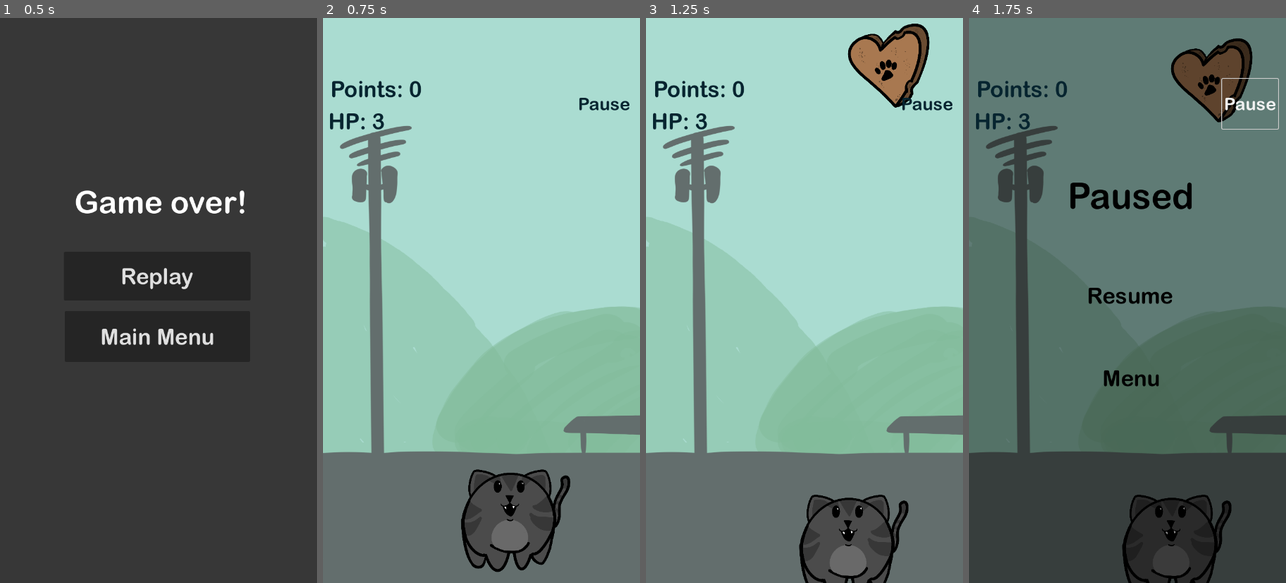
Above: before the commit, frames 1-4 (left to right).
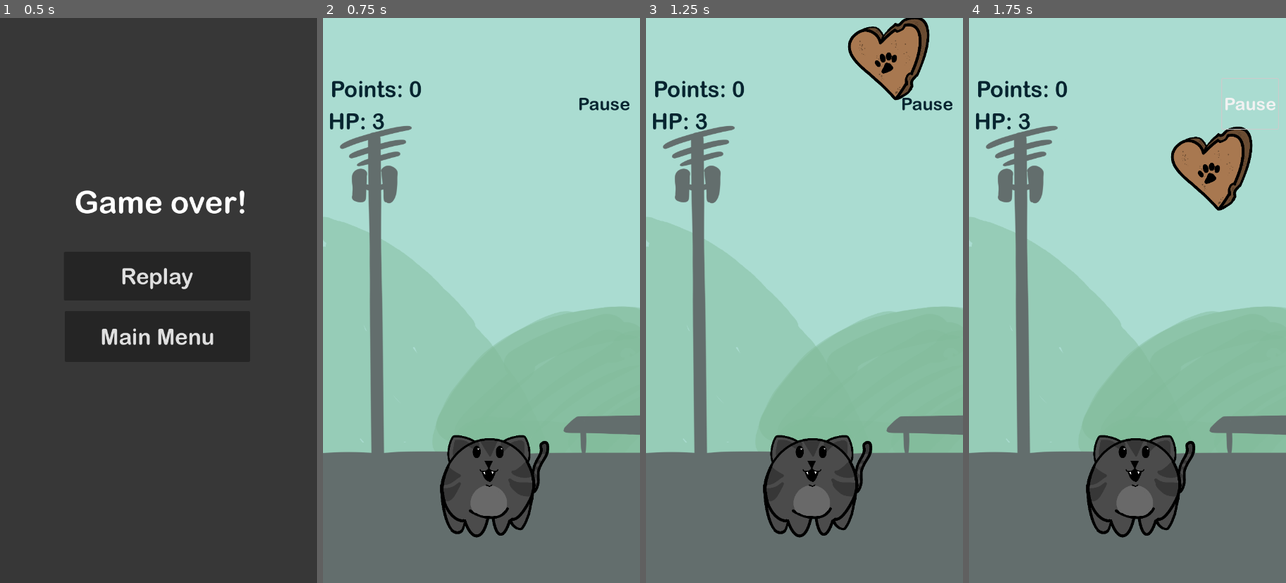
Above: after the commit, the same moments.

Repository: itspanna/CatGame
Game: Godot game, scene res://GameOver.tscn
The game is run twice, just before and just after one commit, with the same random seed, the same clock (stepped at 60 frames per second) and the same inputs. This scene is started directly instead of the project's main scene.
Inputs:
- Up to frame 1 (0.5 s): no input
- Up to frame 2 (0.75 s): click "Replay" at 0.5 s
- Up to frame 3 (1.25 s): no input
- Up to frame 4 (1.75 s): click "Pause" at 1.25 s

Frame 1 is identical in both runs. In frame 2, 6.0% of the frame differs, in the area x 36-78%, y 73-99%; in frame 3, 8.8%; in frame 4, 97%, in the area x 0-100%, y 0-100%.

Commit message:
Add files via upload

Diff:
--- a/catgame/GameOver.gd
+++ b/catgame/GameOver.gd
@@ -2,10 +2,8 @@
 
 func _on_replay_button_pressed():
 	print("pressed")
-	get_tree().paused = false
-	get_tree().change_scene_to_file("res://game.tscn")
+	get_tree().change_scene_to_file("res://game.tscn") # Replace with function body.
 
 func _on_main_menu_button_pressed():
 	print("Pressed")
-	get_tree().paused = false
 	get_tree().change_scene_to_file("res://MainMenu.tscn")
--- a/catgame/GameOver.tscn
+++ b/catgame/GameOver.tscn
@@ -16,11 +16,11 @@
 mouse_filter = 2
 color = Color(0.152941, 0.152941, 0.152941, 0.584314)
 
-[node name="Label" type="Label" parent="ColorRect"]
+[node name="Label" type="Label" parent="."]
 layout_mode = 0
 offset_left = 169.0
 offset_top = 368.0
-offset_right = 561.0
+offset_right = 556.0
 offset_bottom = 465.0
 theme_override_fonts/font = ExtResource("2_ed0rt")
 theme_override_font_sizes/font_size = 70
@@ -29,7 +29,6 @@
 vertical_alignment = 1
 
 [node name="ReplayButton" type="Button" parent="."]
-process_mode = 3
 layout_mode = 0
 offset_left = 145.0
 offset_top = 530.0
@@ -37,12 +36,10 @@
 offset_bottom = 640.0
 theme_override_fonts/font = ExtResource("2_ed0rt")
 theme_override_font_sizes/font_size = 50
-action_mode = 0
 text = "Replay
 "
 
 [node name="MainMenuButton" type="Button" parent="."]
-process_mode = 3
 layout_mode = 0
 offset_left = 147.0
 offset_top = 664.0
--- a/catgame/MainMenu.tscn
+++ b/catgame/MainMenu.tscn
@@ -15,6 +15,7 @@
 
 [node name="TextureRect" type="TextureRect" parent="Control"]
 layout_mode = 0
+offset_left = 10.0
 offset_top = -161.0
 offset_right = 727.0
 offset_bottom = 1391.0
--- a/catgame/PauseButton.gd
+++ b/catgame/PauseButton.gd
@@ -5,7 +5,6 @@
 func _ready():
 	connect("pressed", Callable(self, "_on_pause_pressed"))
 
-
-func _on_pressed() -> void:
+func _on_pause_button_pressed():
 	print("Pause")
 	pause_menu.toggle_pause()
--- a/catgame/game.tscn
+++ b/catgame/game.tscn
@@ -127,18 +127,7 @@
 mouse_filter = 2
 color = Color(0, 0, 0, 0.439216)
 
-[node name="Label" type="Label" parent="PauseMenu/ColorRect"]
-layout_mode = 0
-offset_left = 166.0
-offset_top = 360.0
-offset_right = 569.0
-offset_bottom = 464.0
-text = "Paused"
-label_settings = SubResource("LabelSettings_mab67")
-horizontal_alignment = 1
-
 [node name="ResumeButton" type="Button" parent="PauseMenu"]
-process_mode = 3
 layout_mode = 0
 offset_left = 247.0
 offset_top = 569.0
@@ -152,7 +141,6 @@
 flat = true
 
 [node name="MenuButton" type="Button" parent="PauseMenu"]
-process_mode = 3
 layout_mode = 0
 offset_left = 247.0
 offset_top = 752.0
@@ -162,11 +150,19 @@
 theme_override_colors/font_color = Color(0, 0, 0, 1)
 theme_override_fonts/font = ExtResource("9_0hh37")
 theme_override_font_sizes/font_size = 50
-action_mode = 0
 text = "Menu"
 flat = true
 
-[connection signal="pressed" from="HUD/PauseButton" to="HUD/PauseButton" method="_on_pressed"]
+[node name="Label" type="Label" parent="PauseMenu"]
+layout_mode = 0
+offset_left = 166.0
+offset_top = 356.0
+offset_right = 569.0
+offset_bottom = 460.0
+text = "Paused"
+label_settings = SubResource("LabelSettings_mab67")
+horizontal_alignment = 1
+
 [connection signal="body_entered" from="good_item" to="HUD" method="_on_good_item_body_entered"]
 [connection signal="pressed" from="PauseMenu/ResumeButton" to="PauseMenu" method="_on_resume_button_pressed"]
 [connection signal="pressed" from="PauseMenu/MenuButton" to="PauseMenu" method="_on_menu_button_pressed"]
